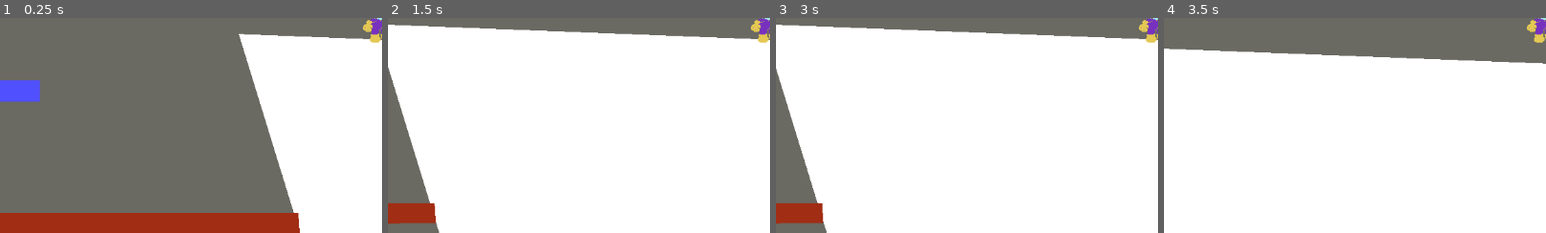
Above: before the commit, frames 1-4 (left to right).
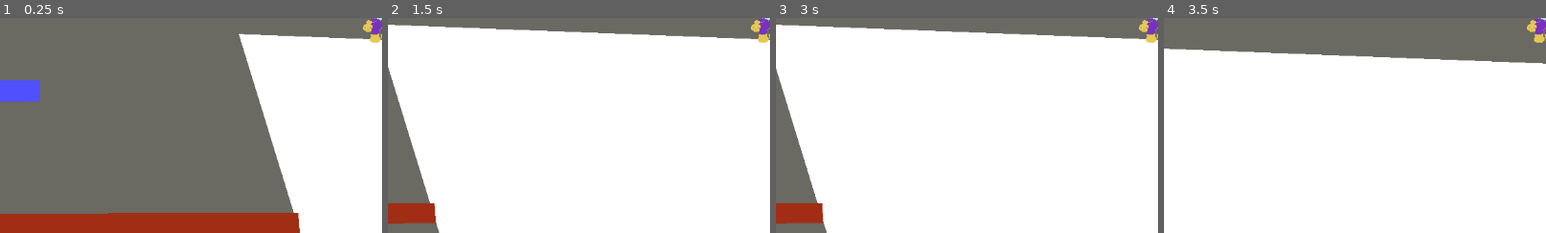
Above: after the commit, the same moments.

Repository: kv-mod3/FightClub-SpacePirates
Game: Godot game, scene res://levels/level_2.tscn
Same seed, same stepped clock (60 frames per second), same inputs: the game is played once before the commit and once after it. This scene is started directly instead of the project's main scene.
Inputs:
- Up to frame 1 (0.25 s): no input
- Up to frame 2 (1.5 s): tap Enter (shoot) at 0.5, 0.6, 1.35 s; hold D (right) from 0.53 s (still down); tap Space (jump) at 0.77 s
- Up to frame 3 (3 s): tap Space (jump) at 1.52 s; release D (right) at 2.03 s; hold A (left) 2.03-2.78 s; tap Enter (shoot) at 2.1, 2.85 s; hold D (right) from 2.78 s (still down)
- Up to frame 4 (3.5 s): keep holding D (right); tap Space (jump) at 3.02 s
The pictures show only the part of the screen within x 0-50%, y 50-100%; the shares and areas given below are measured in that part.

The runs differ from the first frame. In frame 1, 0.1% of the frame differs, in the area x 0-29%, y 90-92%; in frame 2, less than 0.1%; in frame 3, less than 0.1%; in frame 4, nothing differs.

Commit message:
Fixed Level 2

Diff:
--- a/project-space-pirates/levels/level_2.tscn
+++ b/project-space-pirates/levels/level_2.tscn
@@ -54,12 +54,11 @@
 [node name="Polygon2D" type="Polygon2D" parent="Floor"]
 position = Vector2(202, 532)
 color = Color(0.51377, 0.271399, 0.0889548, 1)
-polygon = PackedVector2Array(-151, 244, -103, 237, -6, 191, 73.2391, 126.999, 98, 107, 199, 88, 274, 167, 263, 289, 263, 364, 293, 420, 361, 470, 479, 482, 614, 484, 861, 485, 1026, 471, 1217, 492, 1448, 499, 1725, 505, 1861, 482, 1883, 482, 1890, 534, -143, 542)
+polygon = PackedVector2Array(-150, 245, -127, 242, -103, 237, -6, 191, 73.2391, 126.999, 98, 107, 199, 88, 274, 167, 263, 289, 263, 364, 293, 420, 361, 470, 479, 482, 614, 484, 861, 485, 1026, 471, 1217, 492, 1448, 499, 1725, 505, 1861, 482, 1883, 482, 1890, 534, -143, 542)
 
 [node name="CollisionPolygon2D" type="CollisionPolygon2D" parent="Floor"]
-visible = false
-position = Vector2(75, 234)
-polygon = PackedVector2Array(-151, 244, -103, 237, -6, 191, 98, 107, 199, 88, 274, 167, 263, 289, 263, 364, 293, 420, 361, 470, 479, 482, 614, 484, 861, 485, 1026, 471, 1217, 492, 1448, 499, 1725, 505, 1861, 482, 1883, 482, 1890, 534, -143, 542)
+position = Vector2(203, 533)
+polygon = PackedVector2Array(-151, 244, -103, 236, -7, 190, 72, 126, 97, 106, 198, 87, 273, 166, 262, 287, 262, 364, 293, 420, 360, 469, 479, 481, 614, 483, 861, 484, 1025, 470, 1217, 491, 1447, 498, 1725, 504, 1860, 481, 1882, 481, 1890, 534, -143, 542)
 
 [node name="Level 2 start" type="Node2D" parent="."]
 
@@ -77,19 +76,17 @@
 polygon = PackedVector2Array(4704, 5206, 4692, 4923, 4586, 4792, 4565, 4539, 4529, 3812, 4275, 3729, 3998, 3759, 3863, 4398, 3838, 4624, 3863, 4967, 3702, 5202)
 
 [node name="Random Part Collision" type="CollisionPolygon2D" parent="Level 2 start/Rock or Machine"]
-visible = false
-polygon = PackedVector2Array(4704, 5206, 4692, 4923, 4586, 4792, 4565, 4539, 4646, 4321, 4301, 4323, 3812, 4180, 3863, 4398, 3838, 4624, 3863, 4967, 3702, 5202)
+polygon = PackedVector2Array(4704, 5206, 4692, 4923, 4586, 4792, 4565, 4539, 4529, 3812, 4275, 3729, 3998, 3759, 3863, 4398, 3838, 4624, 3863, 4967, 3702, 5202)
 
 [node name="Wall" type="StaticBody2D" parent="Level 2 start"]
 
 [node name="Wall 1" type="Polygon2D" parent="Level 2 start/Wall"]
 position = Vector2(57, 359)
-polygon = PackedVector2Array(6478, 3506, 6554, 3654, 6478, 3 …(112 unchanged characters)…  6383, 2466, 6036, 2465, 5714, 2466, 5662, 2381, 5660, 2245, 5660, 2170, 5505, 2252, 5389, 2283, 5404, 2349, 53 …(213 unchanged characters)…
+polygon = PackedVector2Array(6478, 3506, 6554, 3654, 6478, 3 …(112 unchanged characters)…  6383, 2466, 6036, 2465, 5714, 2466, 5665, 2384, 5661, 2246, 5660, 2170, 5617, 2170, 5612, 2202, 5591, 2209, 5574, 2224, 5536, 2228, 5505, 2252, 5389, 2283, 5404, 2349, 53 …(213 unchanged characters)…
 
 [node name="Wall 1 Collisions" type="CollisionPolygon2D" parent="Level 2 start/Wall"]
-visible = false
 position = Vector2(57, 359)
-polygon = PackedVector2Array(6478, 3506, 6554, 3654, 6478, 3823, 6706, 3860, 7001, 3867, 7279, 3867, 7271, 3434, 6699, 3141, 7001, 2306, 7064, 1832, 6080, 1664, 5771, 1311, 5495, 1265, 5345, 1228, 5341, 1077, 5339, 972, 5287, 997, 5212, 1040, 5086, 1070, 5009, 1101, 4925, 1135, 4828, 1177, 4699, 1241, 4434, 1330, 4279, 1387, 4285, 1476, 4813, 1485, 5018, 1565, 5164, 1561, 5310, 1642, 5554, 2027, 5314, 2211, 5239, 2386, 5028, 2396, 4938, 2478, 4831, 2534, 4731, 2541, 46 …(129 unchanged characters)…
+polygon = PackedVector2Array(6478, 3506, 6554, 3654, 6478, 3823, 6706, 3860, 7001, 3867, 7279, 3867, 7271, 3434, 7199, 3228, 7170, 3119, 7275, 2760, 7234, 2455, 6679, 2465, 6383, 2466, 6036, 2465, 5714, 2466, 5665, 2384, 5661, 2246, 5660, 2170, 5617, 2170, 5612, 2202, 5591, 2209, 5574, 2224, 5536, 2228, 5505, 2252, 5389, 2283, 5404, 2349, 5317, 2418, 5192, 2452, 5137, 2423, 5038, 2431, 4938, 2478, 4831, 2534, 4731, 2541, 46 …(129 unchanged characters)…
 
 [node name="Just There" type="StaticBody2D" parent="Level 2 start"]
 
@@ -105,12 +102,11 @@
 
 [node name="Polygon2D" type="Polygon2D" parent="Level 2 start/StaticBody2D3"]
 position = Vector2(91, -5)
-polygon = PackedVector2Array(2755, 5086, 2726, 4387, 2804, 3 …(350 unchanged characters)… 0, 5397, 2422, 5474, 2445, 5556, 2438, 5700, 2432, 5693, 2312, 5588, 2023, 5425, 1897, 54 …(297 unchanged characters)…
+polygon = PackedVector2Array(2755, 5086, 2726, 4387, 2804, 3 …(350 unchanged characters)… 0, 5397, 2422, 5474, 2445, 5556, 2438, 5600, 2441, 5690, 2436, 5693, 2312, 5588, 2023, 5425, 1897, 54 …(297 unchanged characters)…
 
 [node name="CollisionPolygon2D" type="CollisionPolygon2D" parent="Level 2 start/StaticBody2D3"]
-visible = false
 position = Vector2(91, -5)
-polygon = PackedVector2Array(2755, 5086, 2726, 4387, 2804, 3 …(290 unchanged characters)… 5, 2823, 1525, 3164, 1221, 3970, 1394, 4571, 1366, 4924, 1267, 5140, 1267, 5258, 1232, 5362, 1234, 5347, 1128, 5290, 1022, 52 …(177 unchanged characters)…
+polygon = PackedVector2Array(2755, 5086, 2726, 4387, 2804, 3 …(290 unchanged characters)… 5, 2823, 1525, 3164, 1221, 3970, 1394, 4654, 1777, 5071, 1970, 5397, 2422, 5474, 2445, 5556, 2438, 5600, 2441, 5690, 2436, 5693, 2312, 5588, 2023, 5425, 1897, 5472, 1733, 5394, 1616, 5259, 1520, 5294, 1428, 5289, 1325, 5305, 1277, 5336, 1256, 5362, 1234, 5347, 1128, 5290, 1022, 52 …(177 unchanged characters)…
 
 [node name="For asethetics" type="StaticBody2D" parent="Level 2 start"]
 
@@ -132,7 +128,7 @@
 scale = Vector2(0.2, 2)
 
 [node name="Platform11" parent="Platforms" instance=ExtResource("1_mi4ay")]
-position = Vector2(4912, 4122)
+position = Vector2(4917, 4177)
 scale = Vector2(1, 7)
 
 [node name="Platform12" parent="Platforms" instance=ExtResource("1_mi4ay")]
@@ -147,10 +143,10 @@
 position = Vector2(3987, 3224)
 
 [node name="Platform28" parent="Platforms" instance=ExtResource("1_mi4ay")]
-position = Vector2(4639, 4028)
+position = Vector2(4679, 4084)
 
 [node name="Platform15" parent="Platforms" instance=ExtResource("1_mi4ay")]
-position = Vector2(4697, 3881)
+position = Vector2(4709, 3948)
 scale = Vector2(1, 2)
 
 [node name="Platform3" parent="Platforms" instance=ExtResource("1_mi4ay")]
@@ -165,10 +161,14 @@
 scale = Vector2(1.2, 1)
 
 [node name="Platform18" parent="Platforms" instance=ExtResource("1_mi4ay")]
-position = Vector2(4786, 4131)
+position = Vector2(4792, 4177)
 
 [node name="Platform31" parent="Platforms" instance=ExtResource("1_mi4ay")]
-position = Vector2(4571, 3948)
+position = Vector2(4573, 4010)
+scale = Vector2(0.5, 1)
+
+[node name="Platform33" parent="Platforms" instance=ExtResource("1_mi4ay")]
+position = Vector2(4562, 3872)
 scale = Vector2(0.5, 1)
 
 [node name="Platform20" parent="Platforms" instance=ExtResource("1_mi4ay")]
@@ -192,10 +192,10 @@
 position = Vector2(4819, 4329)
 
 [node name="Platform19" parent="Platforms" instance=ExtResource("1_mi4ay")]
-position = Vector2(4625, 4229)
+position = Vector2(4632, 4248)
 
 [node name="Platform10" parent="Platforms" instance=ExtResource("1_mi4ay")]
-position = Vector2(5422, 2678)
+position = Vector2(5422, 2682)
 scale = Vector2(0.5, 1)
 
 [node name="Platform22" parent="Platforms" instance=ExtResource("1_mi4ay")]
@@ -213,19 +213,19 @@
 [node name="Door That Should Open" type="Node2D" parent="."]
 
 [node name="Door3" parent="Door That Should Open" instance=ExtResource("2_0srwa")]
-position = Vector2(5724, 2478)
+position = Vector2(5714, 2482)
 
 [node name="Kill Floor" type="Node2D" parent="."]
 
 [node name="Kill Floor 4" type="Polygon2D" parent="Kill Floor"]
 position = Vector2(3687, 631)
 color = Color(0.631373, 0.176471, 0.0823529, 1)
-polygon = PackedVector2Array(2823, 3802, 918, 3802, 912, 3822, 2824, 3817)
+polygon = PackedVector2Array(2823, 3802, 893, 3804, 893, 3823, 2824, 3817)
 
 [node name="Kill Floor 5" type="Polygon2D" parent="Kill Floor"]
 position = Vector2(-238, 433)
 color = Color(0.631373, 0.176471, 0.0823529, 1)
-polygon = PackedVector2Array(3076, 3781, 4060, 3797, 4068, 3818, 3073, 3812)
+polygon = PackedVector2Array(3076, 3781, 4137, 3791, 4133, 3812, 3073, 3812)
 
 [node name="KillArea" parent="Kill Floor" instance=ExtResource("4_dfjjl")]
 position = Vector2(5576, 4464)
@@ -238,7 +238,7 @@
 position = Vector2(3384, 4264)
 
 [node name="CollisionShape2D" parent="Kill Floor/KillArea2" index="0"]
-position = Vector2(-52, 0)
+position = Vector2(-2, 0)
 shape = SubResource("RectangleShape2D_sd18g")
 
 [node name="PlayerShipActor" parent="." instance=ExtResource("3_5722l")]
@@ -264,7 +264,7 @@
 position = Vector2(4482, 3767)
 
 [node name="CheckpointArea3" parent="Checkpoints" instance=ExtResource("6_ilhis")]
-position = Vector2(3784, 3496)
+position = Vector2(3787, 3504)
 
 [node name="CheckpointArea4" parent="Checkpoints" instance=ExtResource("6_ilhis")]
 position = Vector2(4416, 2984)
